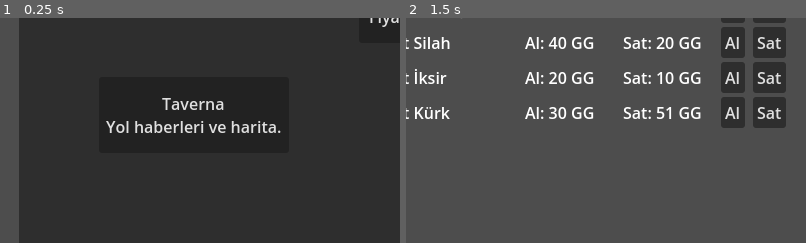
Above: before the commit, frames 1-2 (left to right).
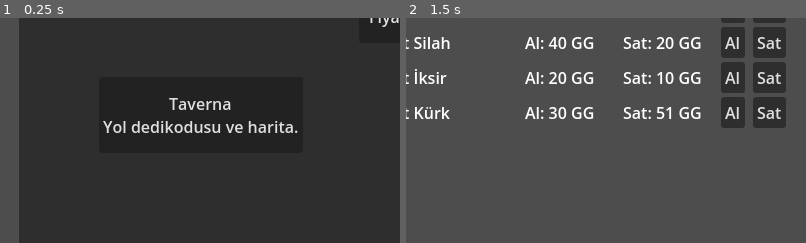
Above: after the commit, the same moments.

Repository: ulubatuhan/wayborne
Game: Godot game, scene res://scenes/world/city_map.tscn
The game is run twice, just before and just after one commit, with the same random seed, the same clock (stepped at 60 frames per second) and the same inputs. This scene is started directly instead of the project's main scene.
Inputs:
- Up to frame 1 (0.25 s): no input
- Up to frame 2 (1.5 s): click "Pazar Meydanı Genel mal alım …" at 0.5 s; click "Al" at 1.25 s
The pictures show only the part of the screen within x 1-51%, y 50-100%; the shares and areas given below are measured in that part.

The runs differ from the first frame. In frame 1, 2.1% of the frame differs, in the area x 25-75%, y 35-52%; in frame 2, nothing differs.

Commit message:
Faz 3.1: Taverna - rota dedikodusu
Taverna artık kendi ekranı; önceden dünya haritasına doğrudan kısayoldu.

- GameSession.known_routes: Taverna'da ödenmedikçe bir rotanın tam
  tehlike yüzdesi bilinmiyor. Rota simetrik olduğu için öğrenilince iki
  yön birden kaydediliyor (aynı yolun gidiş/dönüşü ayrı öğrenilmiyor).
  SaveManager'a serileştirildi.

- Yeni tavern.gd/tscn: mevcut şehirden çıkan her rota için "Dedikodu
  Satın Al" (taban + gün başına ücret) - ödeyince rota kalıcı olarak
  öğreniliyor. "Dünya Haritasına Git" ile devam ediliyor.

- world_map.gd artık bilinmeyen rotalarda kaba bir tehlike bandı
  (düşük/orta/yüksek) gösteriyor, tam yüzdeyi göstermiyor - bilgiye
  para ödemek ilk gerçek stratejik karar.

Co-Authored-By: Claude Sonnet 5 <noreply@anthropic.com>
Claude-Session: https://claude.ai/code/session_01SmgLRHV2q6VtZPZSSuowT6

Diff:
--- /dev/null
+++ b/scenes/game/tavern.tscn
@@ -0,0 +1,49 @@
+[gd_scene load_steps=2 format=3 uid="uid://bqtavern001"]
+
+[ext_resource type="Script" path="res://scripts/ui/tavern.gd" id="1"]
+
+[node name="Tavern" type="Control"]
+layout_mode = 3
+anchors_preset = 15
+anchor_right = 1.0
+anchor_bottom = 1.0
+grow_horizontal = 2
+grow_vertical = 2
+script = ExtResource("1")
+
+[node name="MarginContainer" type="MarginContainer" parent="."]
+layout_mode = 1
+anchors_preset = 15
+anchor_right = 1.0
+anchor_bottom = 1.0
+grow_horizontal = 2
+grow_vertical = 2
+theme_override_constants/margin_left = 24
+theme_override_constants/margin_top = 20
+theme_override_constants/margin_right = 24
+theme_override_constants/margin_bottom = 20
+
+[node name="VBoxContainer" type="VBoxContainer" parent="MarginContainer"]
+layout_mode = 2
+theme_override_constants/separation = 12
+
+[node name="TitleLabel" type="Label" parent="MarginContainer/VBoxContainer"]
+layout_mode = 2
+theme_override_font_sizes/font_size = 24
+text = "Taverna"
+
+[node name="InfoLabel" type="Label" parent="MarginContainer/VBoxContainer"]
+layout_mode = 2
+text = "Yolcular burada rota dedikodusu satar. Ödersen tehlikeyi tam bilirsin; ödemezsen kaba bir tahminle yola çıkarsın."
+
+[node name="RumorList" type="VBoxContainer" parent="MarginContainer/VBoxContainer"]
+layout_mode = 2
+theme_override_constants/separation = 8
+
+[node name="MapButton" type="Button" parent="MarginContainer/VBoxContainer"]
+layout_mode = 2
+text = "Dünya Haritasına Git"
+
+[node name="BackButton" type="Button" parent="MarginContainer/VBoxContainer"]
+layout_mode = 2
+text = "Şehre Dön"
--- a/scripts/autoload/game_session.gd
+++ b/scripts/autoload/game_session.gd
@@ -24,6 +24,22 @@
 
 var danger_level: float = 0.0
 var reputation: int = 0
+
+## Taverna'da ödeyip öğrenilmedikçe bir rotanın tam tehlike yüzdesi
+## bilinmez (bkz. tavern.gd, world_map.gd - kaba bir bant gösterirler).
+## "from|to" anahtarlanır; rota simetrik olduğu için öğrenince iki yön
+## de kaydedilir.
+var known_routes: Dictionary = {}
+
+func is_route_known(from_location_id: String, to_location_id: String) -> bool:
+	return known_routes.has(_route_key(from_location_id, to_location_id))
+
+func learn_route(from_location_id: String, to_location_id: String) -> void:
+	known_routes[_route_key(from_location_id, to_location_id)] = true
+	known_routes[_route_key(to_location_id, from_location_id)] = true
+
+func _route_key(from_location_id: String, to_location_id: String) -> String:
+	return "%s|%s" % [from_location_id, to_location_id]
 
 ## Oyuncunun kalıcı olarak sahip olduğu vagon sayısı ve bunların kaç
 ## tanesinin hasarlı olduğu. Şehirdeyken geçerli olan bu; sefer sırasında
@@ -194,6 +210,7 @@
 		"flags": _flags.duplicate(),
 		"owned_wagon_count": owned_wagon_count,
 		"owned_wagon_damaged": owned_wagon_damaged,
+		"known_routes": known_routes.duplicate(),
 	}
 
 ## Çağıranın taze bir GameSession.new(0, 0) üzerinde çağırması beklenir -
@@ -214,6 +231,7 @@
 		int(data.get("owned_wagon_count", 1)), CaravanState.MIN_WAGONS, CaravanPlan.DEFAULT_MAX_WAGONS
 	)
 	owned_wagon_damaged = clampi(int(data.get("owned_wagon_damaged", 0)), 0, owned_wagon_count)
+	known_routes = (data.get("known_routes", {}) as Dictionary).duplicate()
 
 ## Koşulların baktığı düz sözlük. Her olay değerlendirmesinde bir kez
 ## kurulur, tek tek koşullar bunun üzerinde tahsisatsız çalışır.
--- /dev/null
+++ b/scripts/ui/tavern.gd
@@ -0,0 +1,99 @@
+extends Control
+
+## Taverna: rota dedikodusu satar. Tehlike seviyesi varsayılan olarak
+## kaba bir bant (dünya haritasında gösterilir) - tam yüzdeyi öğrenmek
+## için burada ödeme yapılır. Bilgi kalıcıdır (bkz. GameSession.
+## known_routes), rota simetrik olduğu için öğrenince iki yön de kaydolur.
+
+const BASE_RUMOR_COST: int = 10
+const PER_DAY_RUMOR_COST: int = 5
+
+var _session: GameSession
+var _rows: Array[Dictionary] = []
+
+@onready var _title_label: Label = $MarginContainer/VBoxContainer/TitleLabel
+@onready var _info_label: Label = $MarginContainer/VBoxContainer/InfoLabel
+@onready var _rumor_list: VBoxContainer = $MarginContainer/VBoxContainer/RumorList
+@onready var _map_button: Button = $MarginContainer/VBoxContainer/MapButton
+@onready var _back_button: Button = $MarginContainer/VBoxContainer/BackButton
+
+func _ready() -> void:
+	_info_label.autowrap_mode = TextServer.AUTOWRAP_WORD
+	_session = GameState.get_session()
+	_back_button.text = Nav.return_label()
+	_back_button.pressed.connect(_on_back_pressed)
+	_map_button.pressed.connect(_on_map_pressed)
+
+	var location := WorldMapData.get_location_by_id(_session.current_location_id)
+	_title_label.text = "Taverna" if location == null else "%s Tavernası" % location.location_name
+
+	_session.wallet.balance_changed.connect(_on_wallet_changed)
+	_build_rows()
+	_refresh_rows()
+
+func _build_rows() -> void:
+	for route in WorldMapData.get_routes_from(_session.current_location_id):
+		_rumor_list.add_child(_build_row(route))
+
+func _build_row(route: TravelRoute) -> HBoxContainer:
+	var destination := WorldMapData.get_location_by_id(route.to_location_id)
+	var row := HBoxContainer.new()
+	row.add_theme_constant_override("separation", 8)
+
+	var name_label := Label.new()
+	name_label.text = destination.location_name if destination != null else route.to_location_id
+	name_label.custom_minimum_size = Vector2(160, 0)
+	row.add_child(name_label)
+
+	var status_label := Label.new()
+	status_label.custom_minimum_size = Vector2(220, 0)
+	row.add_child(status_label)
+
+	var buy_button := Button.new()
+	buy_button.pressed.connect(_on_buy_pressed.bind(route))
+	row.add_child(buy_button)
+
+	_rows.append({
+		"route": route,
+		"status_label": status_label,
+		"buy_button": buy_button,
+	})
+	return row
+
+func _rumor_cost(route: TravelRoute) -> int:
+	return BASE_RUMOR_COST + route.travel_days * PER_DAY_RUMOR_COST
+
+func _refresh_rows() -> void:
+	for row in _rows:
+		var route: TravelRoute = row.route
+		var status_label: Label = row.status_label
+		var buy_button: Button = row.buy_button
+		var known := _session.is_route_known(_session.current_location_id, route.to_location_id)
+
+		if known:
+			status_label.text = "%d gün · Tehlike: %d%%" % [route.travel_days, int(route.danger_level * 100.0)]
+			buy_button.text = "Öğrenildi"
+			buy_button.disabled = true
+		else:
+			var cost := _rumor_cost(route)
+			status_label.text = "%d gün · Tehlike: bilinmiyor" % route.travel_days
+			buy_button.text = "Dedikodu Satın Al (%d GG)" % cost
+			buy_button.disabled = not _session.wallet.can_afford(cost)
+
+func _on_buy_pressed(route: TravelRoute) -> void:
+	var cost := _rumor_cost(route)
+	if not _session.wallet.can_afford(cost):
+		return
+	_session.wallet.spend(cost)
+	_session.learn_route(_session.current_location_id, route.to_location_id)
+	_refresh_rows()
+
+func _on_wallet_changed(_new_balance: int) -> void:
+	_refresh_rows()
+
+func _on_map_pressed() -> void:
+	Nav.return_scene = Nav.CITY_MAP
+	get_tree().change_scene_to_file(Nav.TRAVEL)
+
+func _on_back_pressed() -> void:
+	get_tree().change_scene_to_file(Nav.return_scene)
--- a/scripts/ui/world_map.gd
+++ b/scripts/ui/world_map.gd
@@ -88,7 +88,7 @@
 		return
 
 	_add_info_label("Hedef: %s" % _focused_location.location_name)
-	_add_info_label("Yol: %d gün · Tehlike: %d%%" % [route.travel_days, int(route.danger_level * 100.0)])
+	_add_info_label(_route_summary(route))
 
 	var offers := WorldMapData.get_offers_for_destination(
 		_focused_location.location_id, _current_location_id
@@ -106,6 +106,20 @@
 	plan_button.text = "Planla: %s" % _focused_location.location_name
 	plan_button.pressed.connect(_on_plan_pressed)
 	_info_panel.add_child(plan_button)
+
+## Tehlike yüzdesi yalnızca Taverna'da öğrenilmişse tam gösterilir;
+## bilinmiyorsa kaba bir bant gösterir (bkz. GameSession.known_routes).
+func _route_summary(route: TravelRoute) -> String:
+	if _session.is_route_known(_current_location_id, route.to_location_id):
+		return "Yol: %d gün · Tehlike: %d%%" % [route.travel_days, int(route.danger_level * 100.0)]
+	return "Yol: %d gün · Tehlike: %s (Taverna'da öğren)" % [route.travel_days, _danger_band(route.danger_level)]
+
+func _danger_band(danger: float) -> String:
+	if danger < 0.3:
+		return "düşük"
+	if danger < 0.55:
+		return "orta"
+	return "yüksek"
 
 func _on_plan_pressed() -> void:
 	if _focused_location == null:
--- a/scripts/world/city_map.gd
+++ b/scripts/world/city_map.gd
@@ -46,9 +46,9 @@
 	)
 	_add_spot(
 		"Taverna",
-		"Yol haberleri ve harita.",
+		"Yol dedikodusu ve harita.",
 		Vector2(80, 260),
-		Nav.TRAVEL
+		Nav.TAVERN
 	)
 	_add_spot(
 		"Kervan Avlusu",
--- a/scripts/world/nav.gd
+++ b/scripts/world/nav.gd
@@ -14,6 +14,7 @@
 const TRAVEL: String = "res://scenes/game/world_map.tscn"
 const CARAVAN_PLANNER: String = "res://scenes/game/caravan_planner.tscn"
 const JOURNEY: String = "res://scenes/game/road_journey.tscn"
+const TAVERN: String = "res://scenes/game/tavern.tscn"
 
 ## Alt ekranların "geri" tuşu buraya döner.
 static var return_scene: String = WORLD_HUB
